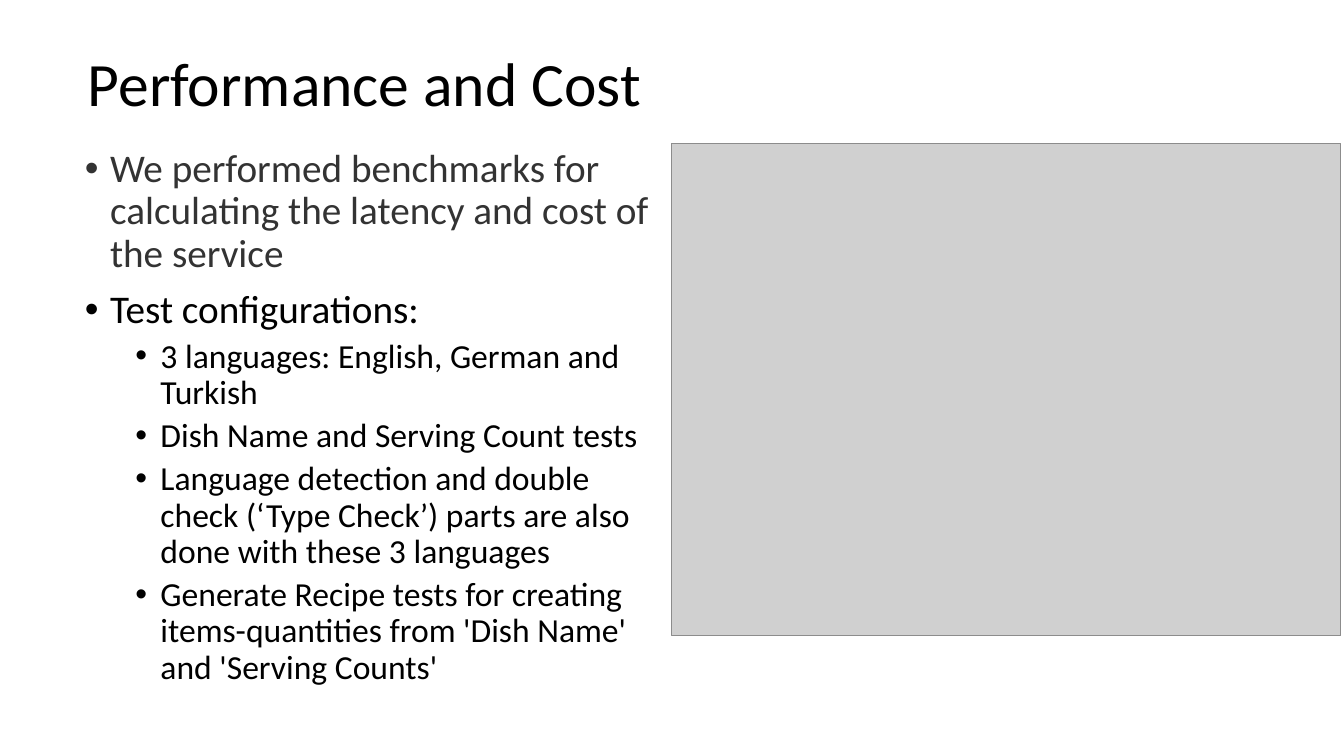
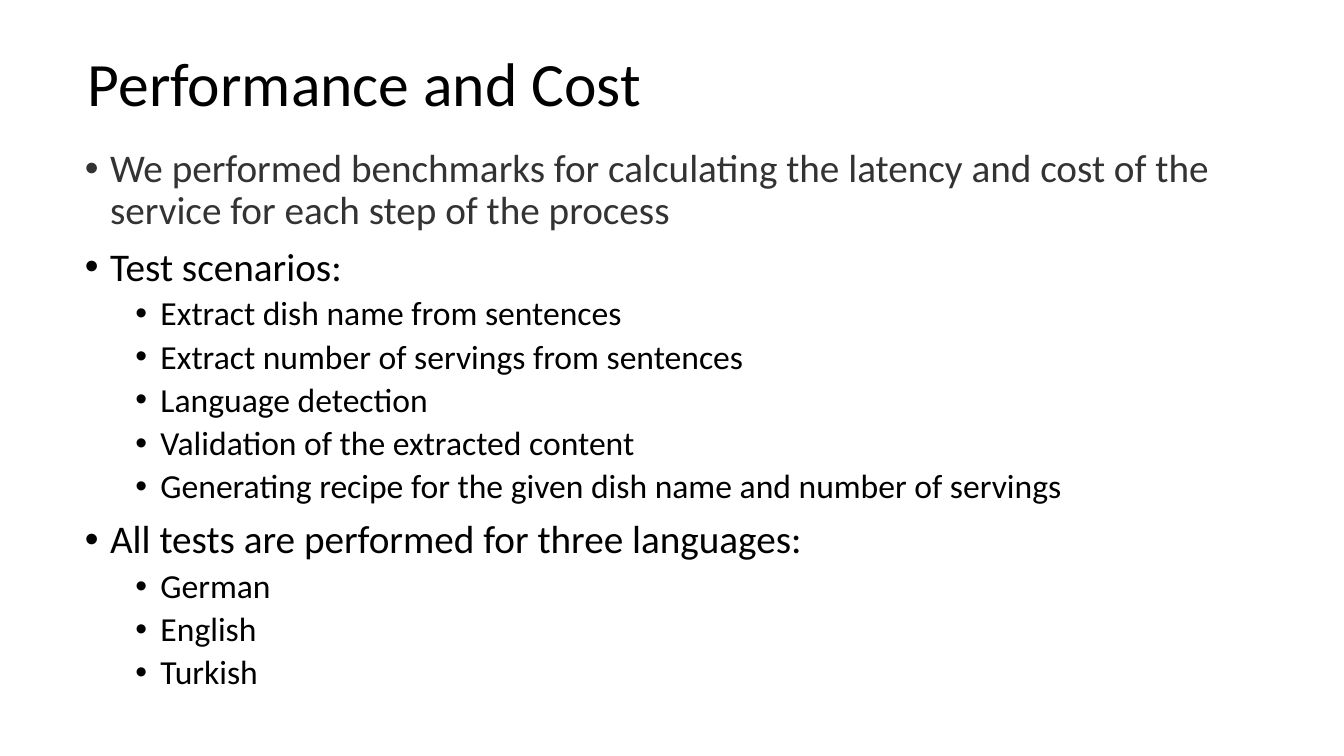
Before and after one commit to deepnetworkgmbh/generative-ai, a slide deck: slide 17 of recipe_generation/Presentation.pptx (slide 16 before the commit). Drawn at 1344x756 pixels with LibreOffice and Linux fonts; fonts in the diff are those of the drawing; grey boxes stand for pictures. Boxes give left, top, right and bottom in pixels: in the first picture for what was removed or moved away, otherwise in the second. Text is boxed around its words. In the diff, an @@ line names an element or a change of style, - is before the commit and + after.

```diff
--- a/recipe_generation/Presentation.pptx
+++ b/recipe_generation/Presentation.pptx
@@ picture removed at (671,143,1341,636) @@
@@ text at (110,154,1208,685): text changed @@
-• We performed benchmarks for calculating the latency and cost of the service
-• Test configurations:
-  • 3 languages: English, German and Turkish
-  • Dish Name and Serving Count tests
-  • Language detection and double check (‘Type Check’) parts are also done with these 3 languages
-  • Generate Recipe tests for creating items-quantities from 'Dish Name' and 'Serving Counts'
+• We performed benchmarks for calculating the latency and cost of the service for each step of the process
+• Test scenarios:
+  • Extract dish name from sentences
+  • Extract number of servings from sentences
+  • Language detection
+  • Validation of the extracted content
+  • Generating recipe for the given dish name and number of servings
+• All tests are performed for three languages:
+  • German
+  • English
+  • Turkish
```
Also in this commit, not shown: 13 other slides changed, 4 slides added, 1 slide removed.
